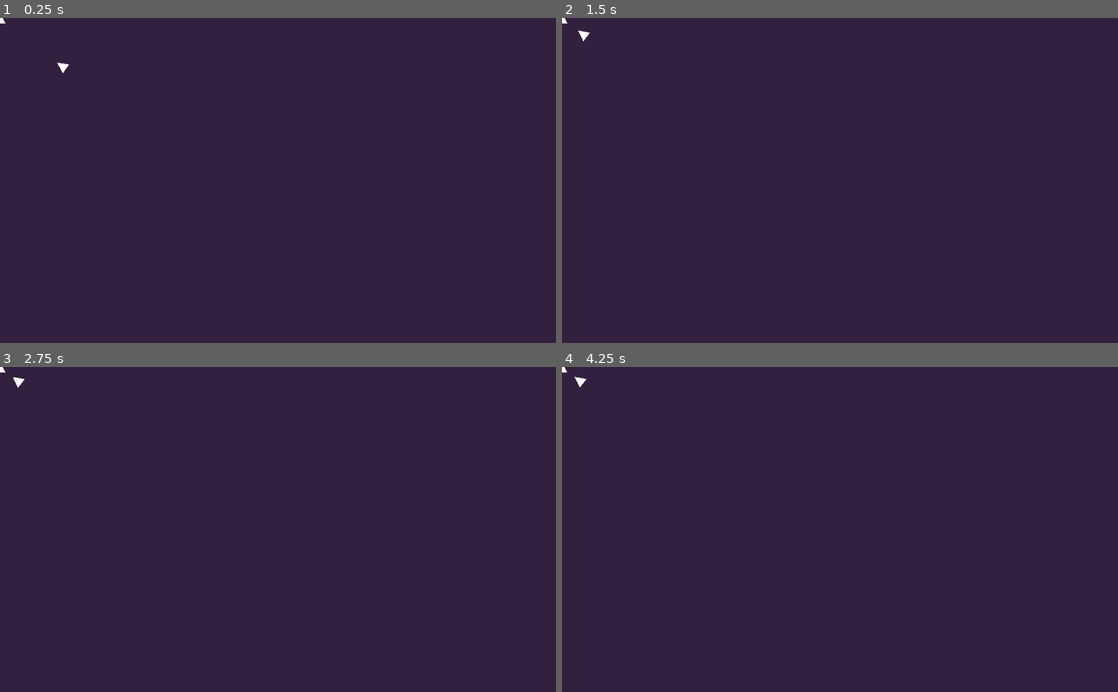
Above: before the commit, frames 1-4 (two rows, left to right).
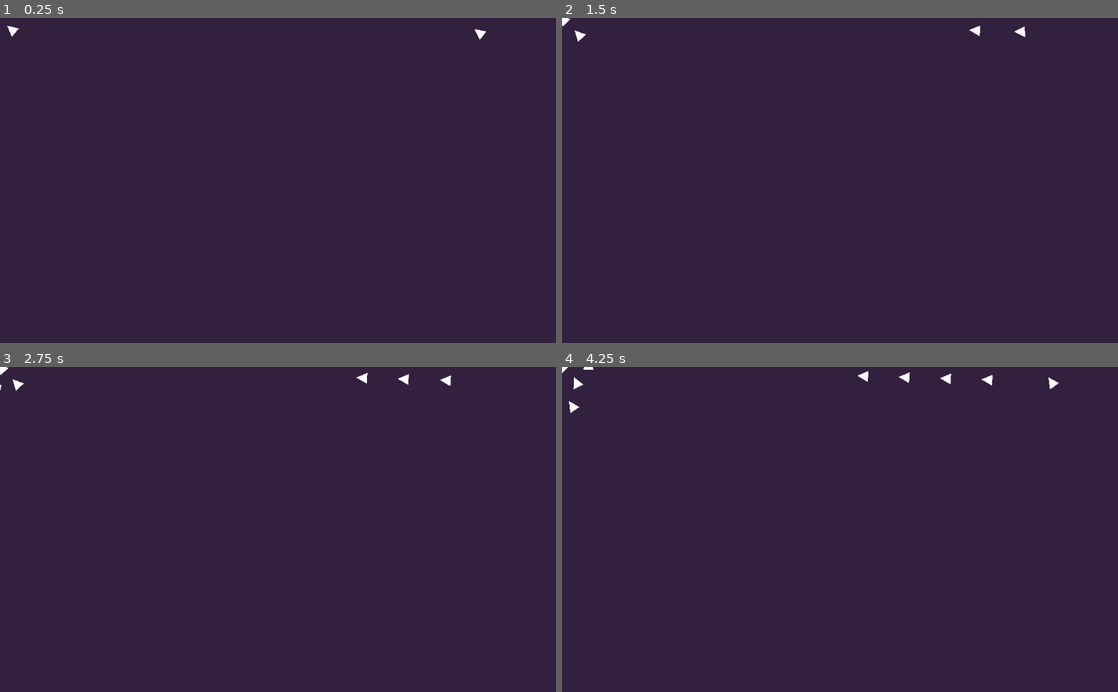
Above: after the commit, the same moments.

Repository: jknightdoeswork/godot_steering_test
Game: Godot game, scene res://spacemen/Spacemen.tscn
The game is run twice, just before and just after one commit, with the same random seed, the same clock (stepped at 60 frames per second) and the same inputs.
Inputs (mouse positions are in pixels of both pictures, inside the frame that each line leads up to):
- Up to frame 1 (0.25 s): no input
- Up to frame 2 (1.5 s): move the mouse to (962, 164) at 0.52 s; click (962, 164) at 0.67 s; drag from (728, 196) to (589, 40) at 1.27 s
- Up to frame 3 (2.75 s): tap Enter at 2 s; move the mouse to (333, 458) at 2.02 s; click (333, 458) at 2.17 s
- Up to frame 4 (4.25 s): drag from (812, 594) to (673, 480) at 2.77 s; move the mouse to (1006, 578) at 3.52 s; click (1006, 578) at 3.67 s

The runs differ from the first frame. In frame 1, 0.1% of the frame differs, in the area x 0-88%, y 0-18%; in frame 2, 0.1%; in frame 3, 0.2%; in frame 4, 0.3%, in the area x 0-90%, y 0-15%.
Error in both runs: Trying to assign value of type 'Node2D' to a variable of type 'Polygon2D'. (res://spacemen/unit_selection/BoxSelector.gd:3)

Commit message:
Ship spawner

Diff:
--- a/project.godot
+++ b/project.godot
@@ -153,6 +153,11 @@
 "class": "GSAIUtils",
 "language": "GDScript",
 "path": "res://steer/GSAIUtils.gd"
+}, {
+"base": "Node",
+"class": "Identity",
+"language": "GDScript",
+"path": "res://spacemen/ship/Identity.gd"
 } ]
 _global_script_class_icons={
 "GSAIAgentLocation": "",
@@ -183,7 +188,8 @@
 "GSAISteeringAgent": "",
 "GSAISteeringBehavior": "",
 "GSAITargetAcceleration": "",
-"GSAIUtils": ""
+"GSAIUtils": "",
+"Identity": ""
 }
 
 [application]
--- a/spacemen/Spacemen.tscn
+++ b/spacemen/Spacemen.tscn
@@ -6,6 +6,7 @@
 [ext_resource path="res://spacemen/unit_selection/UnitSelectionCircle.tscn" type="PackedScene" id=4]
 [ext_resource path="res://spacemen/unit_selection/UnitSelectionCircles.gd" type="Script" id=5]
 [ext_resource path="res://spacemen/unit_selection/BoxSelector.gd" type="Script" id=6]
+[ext_resource path="res://spacemen/scripts/ShipSpawner.gd" type="Script" id=13]
 
 [sub_resource type="RectangleShape2D" id=1]
 extents = Vector2( 0.5, 0.5 )
@@ -40,7 +41,13 @@
 script = ExtResource( 5 )
 selection_circle_scene = ExtResource( 4 )
 
-[node name="Ship" parent="." instance=ExtResource( 2 )]
+[node name="BlueTeam" type="Node2D" parent="."]
+position = Vector2( 30, 30 )
+script = ExtResource( 13 )
+ship_scene = ExtResource( 2 )
 
-[node name="Ship2" parent="." instance=ExtResource( 2 )]
-position = Vector2( 135.661, 105.514 )
+[node name="RedTeam" type="Node2D" parent="."]
+position = Vector2( 994, 30 )
+script = ExtResource( 13 )
+faction = 1
+ship_scene = ExtResource( 2 )
--- a/spacemen/scripts/ProximityGroup.gd
+++ b/spacemen/scripts/ProximityGroup.gd
@@ -5,11 +5,10 @@
 signal on_unit_entered
 signal on_unit_exited
 
-export var identity_type := 0
-export var faction := -1
-
 var nearby_units := []
 var closest_unit:Node2D = null
+
+onready var identity:Identity = $"../Identity" as Identity
 
 func _ready():
 	connect("body_entered", self, "on_body_entered")
@@ -19,15 +18,17 @@
 	var bodies := get_overlapping_bodies()
 	var filtered_bodies := []
 	for b in bodies:
-		var identity = b.get_node("Identity")
-		if identity != null and identity.compare_identities(identity_type, faction):
-			filtered_bodies.append(b)
+		var other_identity = b.get_node("Identity")
+		if other_identity != null:
+			if identity.is_enemy(other_identity):
+				filtered_bodies.append(b)
+
 	return filtered_bodies
 
 func on_body_entered(body:Node2D):
-	var identity = body.get_node("Identity")
-	if identity != null:
-		if identity.compare_identities(identity_type, faction):
+	var other_identity = body.get_node("Identity")
+	if other_identity != null:
+		if identity.is_enemy(other_identity):
 			var old_closest := closest_unit
 			closest_unit = select_closest_unit(closest_unit, body)
 			emit_signal("on_unit_entered", body)
@@ -38,9 +39,9 @@
 		print ("no id")
 
 func on_body_exited(body:Node):
-	var identity = body.get_node("Identity")
-	if identity != null:
-		if identity.compare_identities(identity_type, faction):
+	var other_identity = body.get_node("Identity")
+	if other_identity != null:
+		if identity.is_enemy(other_identity):
 			var old_closest := closest_unit
 			if closest_unit == body:
 				closest_unit = select_closest_unit_from_group(nearby_units())
--- /dev/null
+++ b/spacemen/scripts/ShipSpawner.gd
@@ -0,0 +1,22 @@
+extends Node
+
+export var spawn_rate := 1.0
+export var faction := 0
+
+export(PackedScene) var ship_scene
+
+var spawn_timer := 0.0
+
+func _process(delta: float) -> void:
+	if spawn_timer <= 0:
+		spawn_timer = spawn_rate
+		spawn_ship()
+	else:
+		spawn_timer -= delta
+
+func spawn_ship():
+	var ship = ship_scene.instance()
+	add_child(ship)
+	var identity := ship.get_node("Identity") as Identity
+	assert(identity != null)
+	identity.faction = faction
--- a/spacemen/ship/Identity.gd
+++ b/spacemen/ship/Identity.gd
@@ -9,8 +9,11 @@
 export(IdentityType) var type
 export(int) var faction
 
-func compare_identities(t:int, f:int):
-	if type == t:
-		if faction == f or f == -1 or faction == -1:
+func compare_identities(i:Identity):
+	if type == i.type:
+		if faction == i.faction or faction == -1 or i.faction == -1:
 			return true
 	return false
+
+func is_enemy(i:Identity):
+	return i.faction != faction
--- a/spacemen/ship/Ship.tscn
+++ b/spacemen/ship/Ship.tscn
@@ -29,6 +29,7 @@
 
 [node name="Weapon" type="Node" parent="."]
 script = ExtResource( 4 )
+damage = 0
 
 [node name="TargetEnemy" type="Node" parent="."]
 script = ExtResource( 5 )
@@ -36,10 +37,9 @@
 [node name="NearbyEnemies" type="Area2D" parent="."]
 monitorable = false
 script = ExtResource( 3 )
-faction = 1
 
 [node name="DetectionCircle" type="CollisionShape2D" parent="NearbyEnemies"]
-shape = SubResource( 2 )
+shape = SubResource( 1 )
 
 [node name="BodyPolygon" type="Polygon2D" parent="."]
 position = Vector2( 0, 10 )
Not shown: 1 places in spacemen/Spacemen.tscn that only renumber resources
Not shown: 2 places in spacemen/ship/Ship.tscn that only renumber resources
